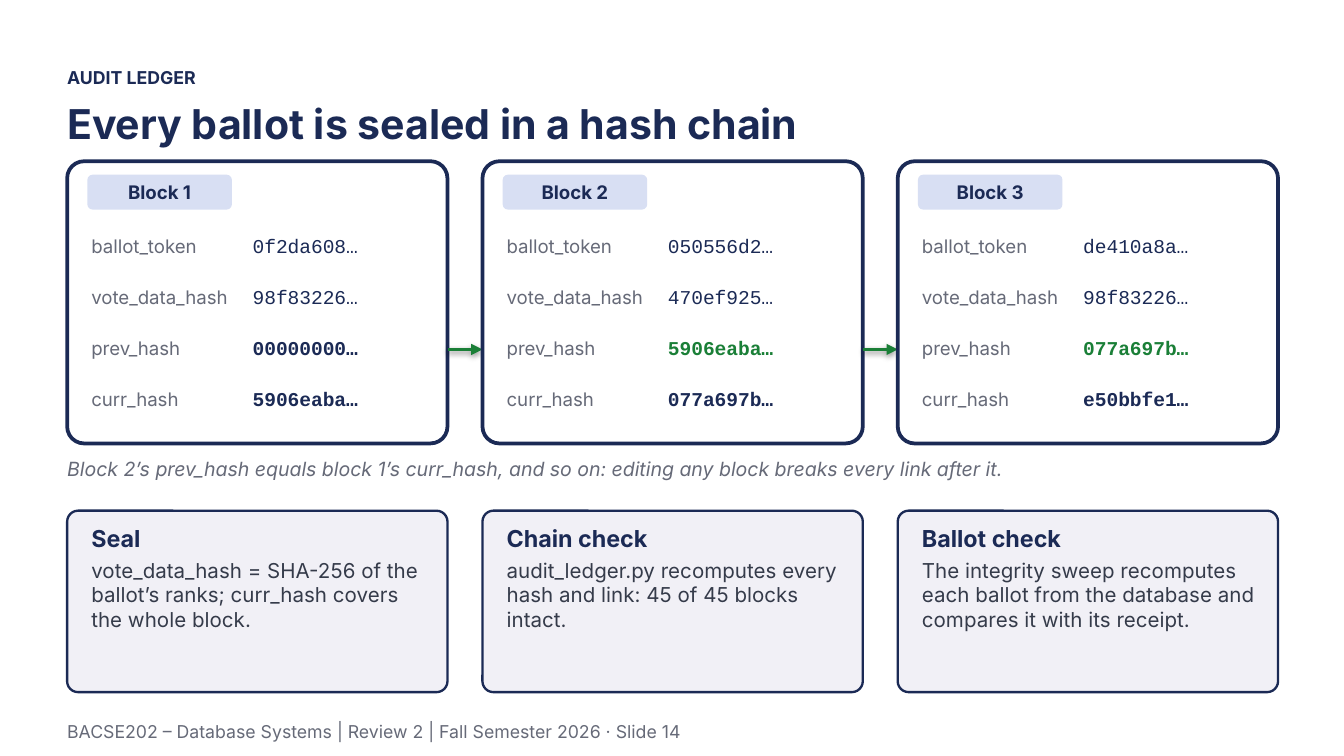
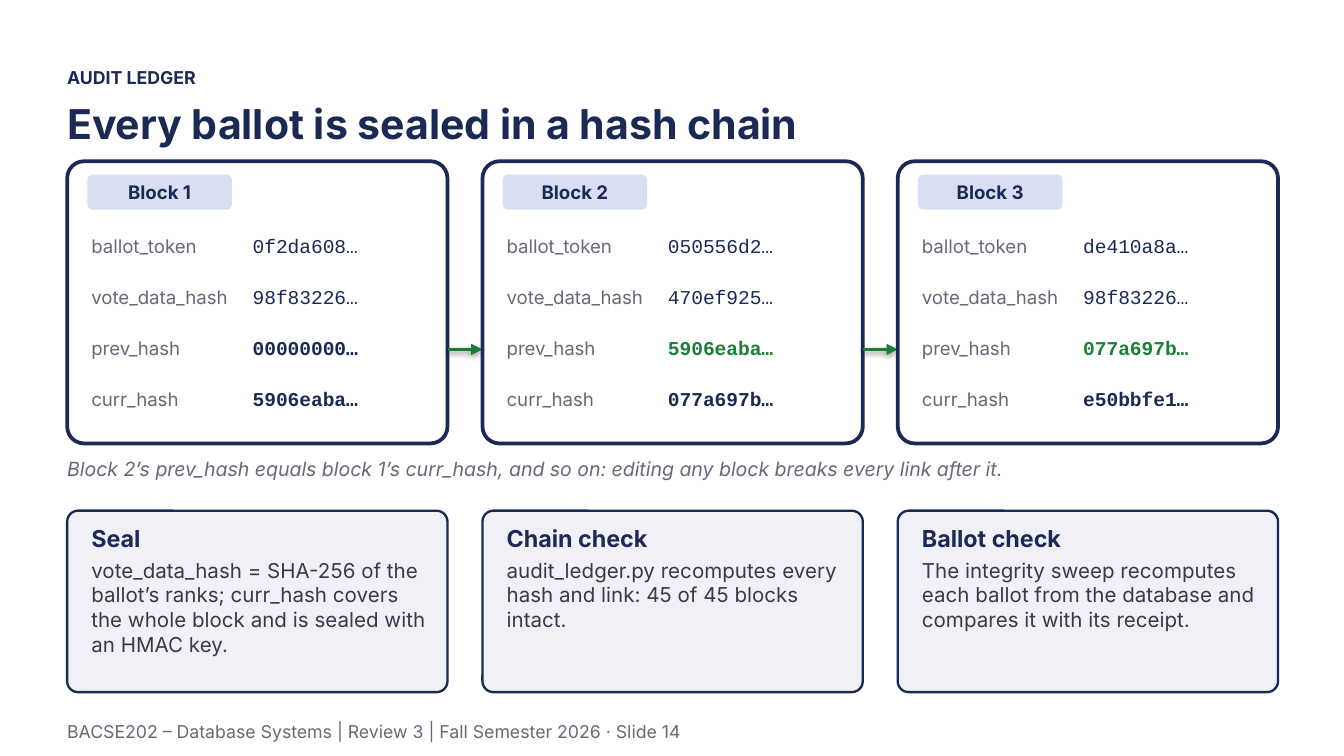
Before and after one commit to Tharakeshtj/polyvote-election-platform, a slide deck: slide 14 of docs/PolyVote_Review3_Final.pptx. Drawn at 1344x756 pixels with LibreOffice and Linux fonts; fonts in the diff are those of the drawing; background and template pictures are left out. Boxes give left, top, right and bottom in pixels: in the first picture for what was removed or moved away, otherwise in the second. Text is boxed around its words. In the diff, an @@ line names an element or a change of style, - is before the commit and + after.

```diff
--- a/docs/PolyVote_Review3_Final.pptx
+++ b/docs/PolyVote_Review3_Final.pptx
@@ text at (91, 562, 425, 657): text changed @@
-vote_data_hash = SHA-256 of the ballot’s ranks; curr_hash covers the whole block.
+vote_data_hash = SHA-256 of the ballot’s ranks; curr_hash covers the whole block and is sealed with an HMAC key.
@@ text at (67, 725, 681, 742): text changed @@
-BACSE202 – Database Systems | Review 2 | Fall Semester 2026 · Slide 14
+BACSE202 – Database Systems | Review 3 | Fall Semester 2026 · Slide 14
```
Also in this commit, not shown: 18 other slides changed, 3 other files.
